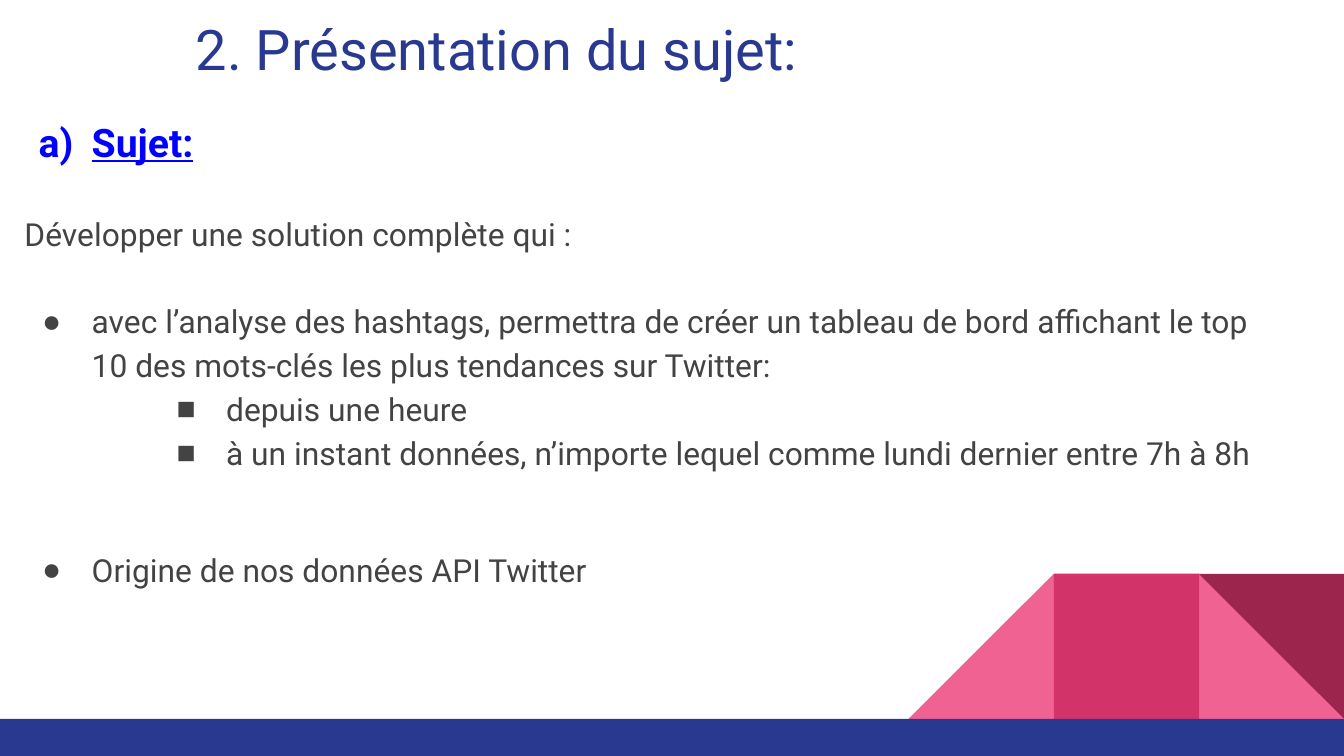
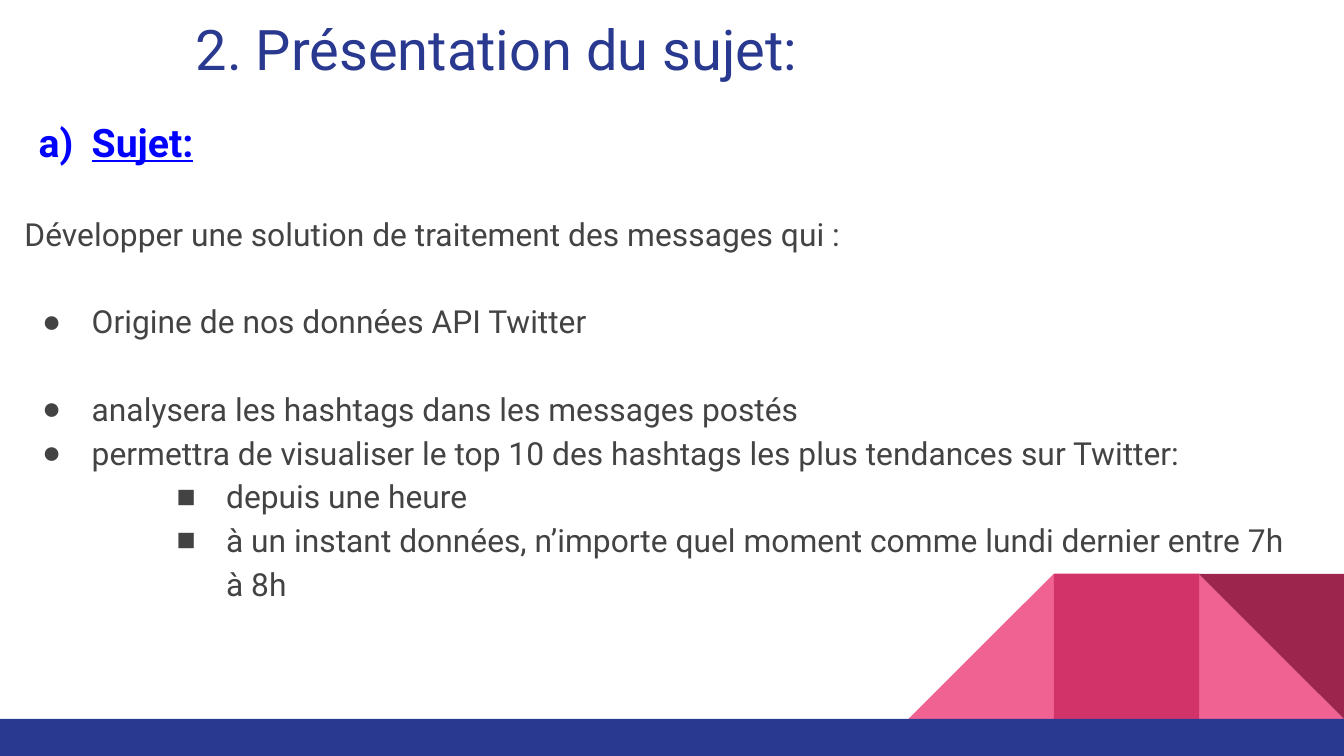
Before and after one commit to carolio7/lambda_architecture_for_tweetsProcessing, a slide deck: slide 4 of presentation/presentation_projet5_v01.pptx. Drawn at 1344x756 pixels with LibreOffice and Linux fonts; fonts in the diff are those of the drawing. Boxes give left, top, right and bottom in pixels: in the first picture for what was removed or moved away, otherwise in the second. Text is boxed around its words. In the diff, an @@ line names an element or a change of style, - is before the commit and + after.

```diff
--- a/presentation/presentation_projet5_v01.pptx
+++ b/presentation/presentation_projet5_v01.pptx
@@ text at box(24, 222, 1179, 472): text changed @@
-Développer une solution complète qui :
-● avec l’analyse des hashtags, permettra de créer un tableau de bord affichant le top 10 des mots-clés les plus tendances sur Twitter:
+Développer une solution de traitement des messages qui :
+● Origine de nos données API Twitter
+● analysera les hashtags dans les messages postés
+● permettra de visualiser le top 10 des hashtags les plus tendances sur Twitter:
@@ text at box(226, 528, 1283, 597): text changed @@
-    ■ à un instant données, n’importe lequel comme lundi dernier entre 7h à 8h
-● Origine de nos données API Twitter
+    ■ à un instant données, n’importe quel moment comme lundi dernier entre 7h à 8h
```
Also in this commit, not shown: 11 other slides changed, 1 slide added, 1 slide removed, 1 other file.
